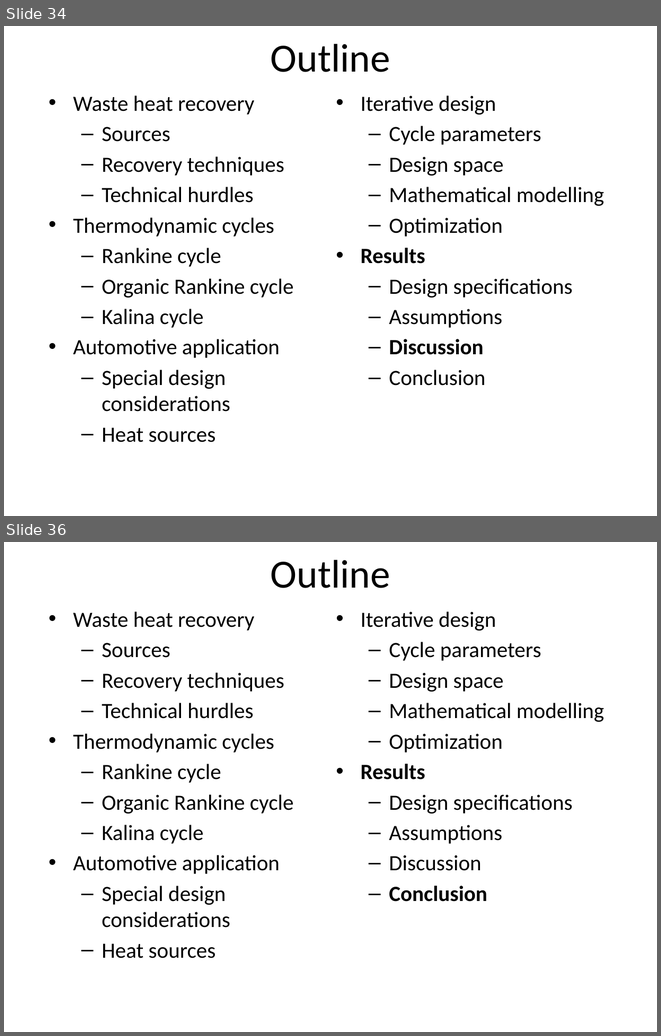
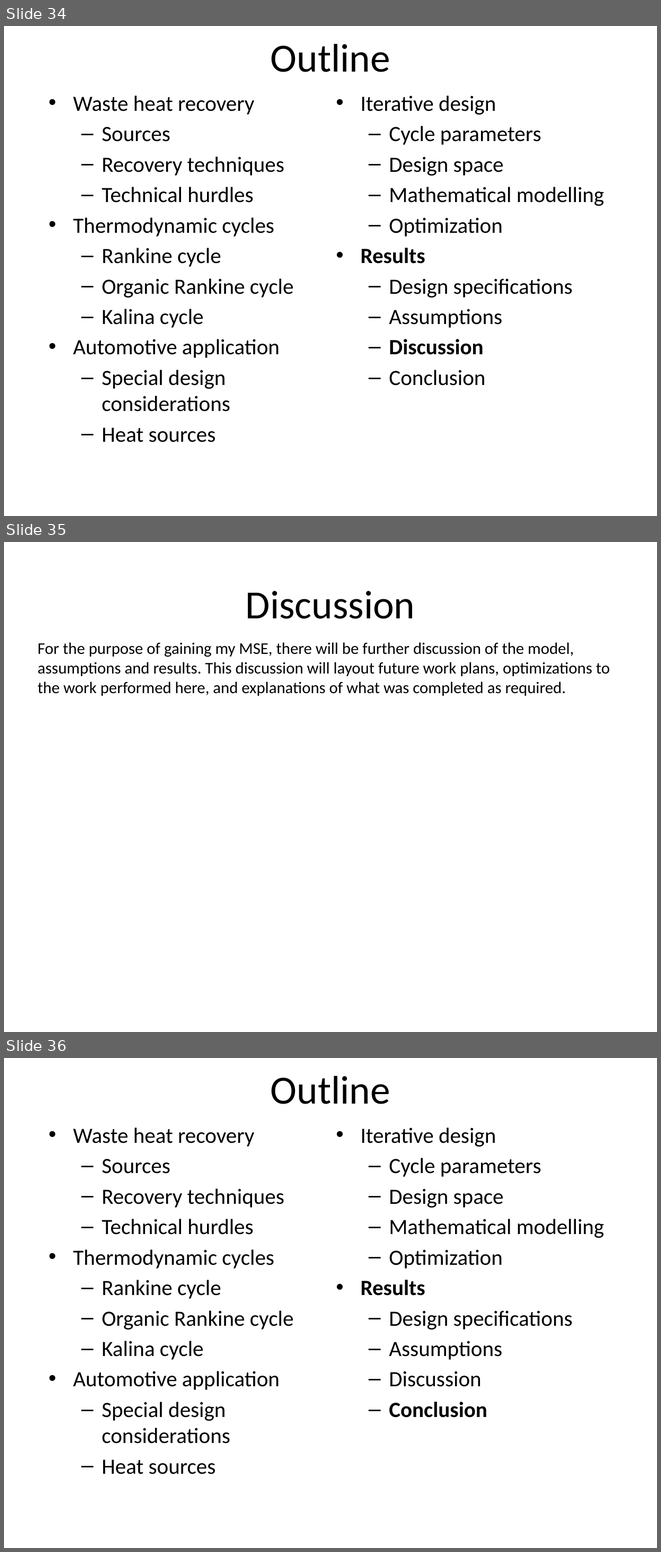
Before and after one commit to gmclapp/Masters_Thesis, a slide deck: Proposal/Proposal presentation.pptx. Shown one above the other, each under a label of ours: slides 34 and 36 before the commit, slides 34, 35 and 36 after it; the slides between them are not shown. The pictures are 661x1036 and 661x1552 pixels, drawn with LibreOffice and Linux fonts; fonts in the diff are those of the drawing; background and template pictures are left out. Boxes give left, top, right and bottom in pixels: in the first picture for what was removed or moved away, otherwise in the second. Text is boxed around its words. In the diff, an @@ line names an element or a change of style, - is before the commit and + after.

```diff
--- a/Proposal/Proposal presentation.pptx
+++ b/Proposal/Proposal presentation.pptx
@@ slide 35 added at [4,542,657,1032], background picture (left out) @@
@@ title added at [246,591,415,619], 44 pt, text #000000 @@
+Discussion
@@ text added at [37,642,610,696], 18 pt, text #000000 @@
+For the purpose of gaining my MSE, there will be further discussion of the model, assumptions and results. This discussion will layout future work plans, optimizations to the work performed here, and explanations of what was completed as required.
```
Also in this commit, not shown: 2 other slides added, 3 slides removed, 1 other file.
